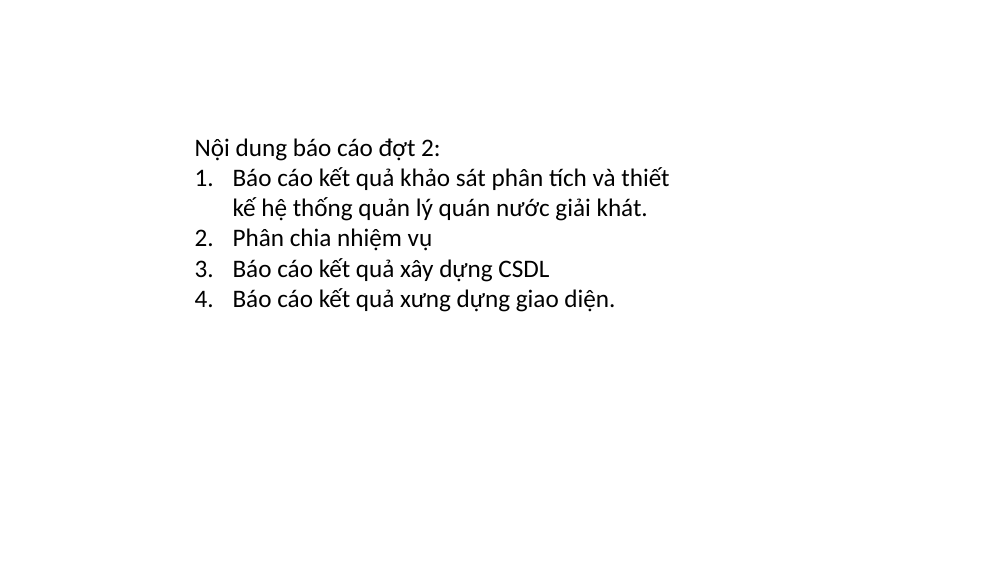
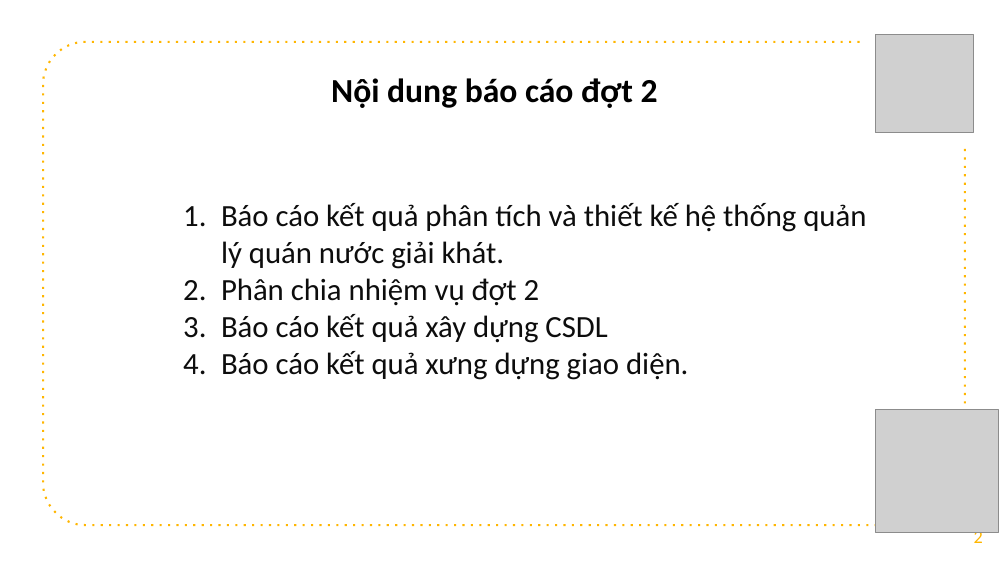
Before and after one commit to datduong97/Congnghephanmem, a slide deck: slide 2 of bccnpm2.pptx. Drawn at 1008x567 pixels with LibreOffice and Linux fonts; fonts in the diff are those of the drawing; grey boxes stand for pictures; background and template pictures are left out. Boxes give left, top, right and bottom in pixels: in the first picture for what was removed or moved away, otherwise in the second. Text is boxed around its words. In the diff, an @@ line names an element or a change of style, - is before the commit and + after.

```diff
--- a/bccnpm2.pptx
+++ b/bccnpm2.pptx
@@ freeform shape added at (43, 42, 966, 525), outline #FFB600 1.5 pt dashed @@
@@ picture added at (875, 35, 973, 133) @@
@@ text added at (331, 78, 658, 108), 24 pt, text #000000, bold @@
+Nội dung báo cáo đợt 2
@@ text "Báo cáo kết quả phân ...": place and size @@
-text "Báo cáo kết quả phân ..." at (195, 138, 669, 312)
+text "Báo cáo kết quả phân ..." at (221, 203, 866, 380)
@@ text at (221, 203, 866, 306): text changed; size 18 to 22 pt; text colour #000000 to #0D0D0D @@
-Nội dung báo cáo đợt 2:
-1. Báo cáo kết quả khảo sát phân tích và thiết kế hệ thống quản lý quán nước giải khát.
-2. Phân chia nhiệm vụ
+1. Báo cáo kết quả phân tích và thiết kế hệ thống quản lý quán nước giải khát.
+2. Phân chia nhiệm vụ đợt 2
@@ text at (221, 314, 688, 380): size 18 to 22 pt, text colour #000000 to #0D0D0D in "Báo cáo kết quả xây dựng CSDL", "Báo cáo kết quả xưng dựng giao ..." @@
@@ picture added at (875, 409, 998, 532) @@
@@ page number added at (974, 528, 983, 543), 13 pt, text #FFB600 @@
+2
```
Also in this commit, not shown: 6 other slides changed, 4 slides added, 2 slides removed, 1 other file.
